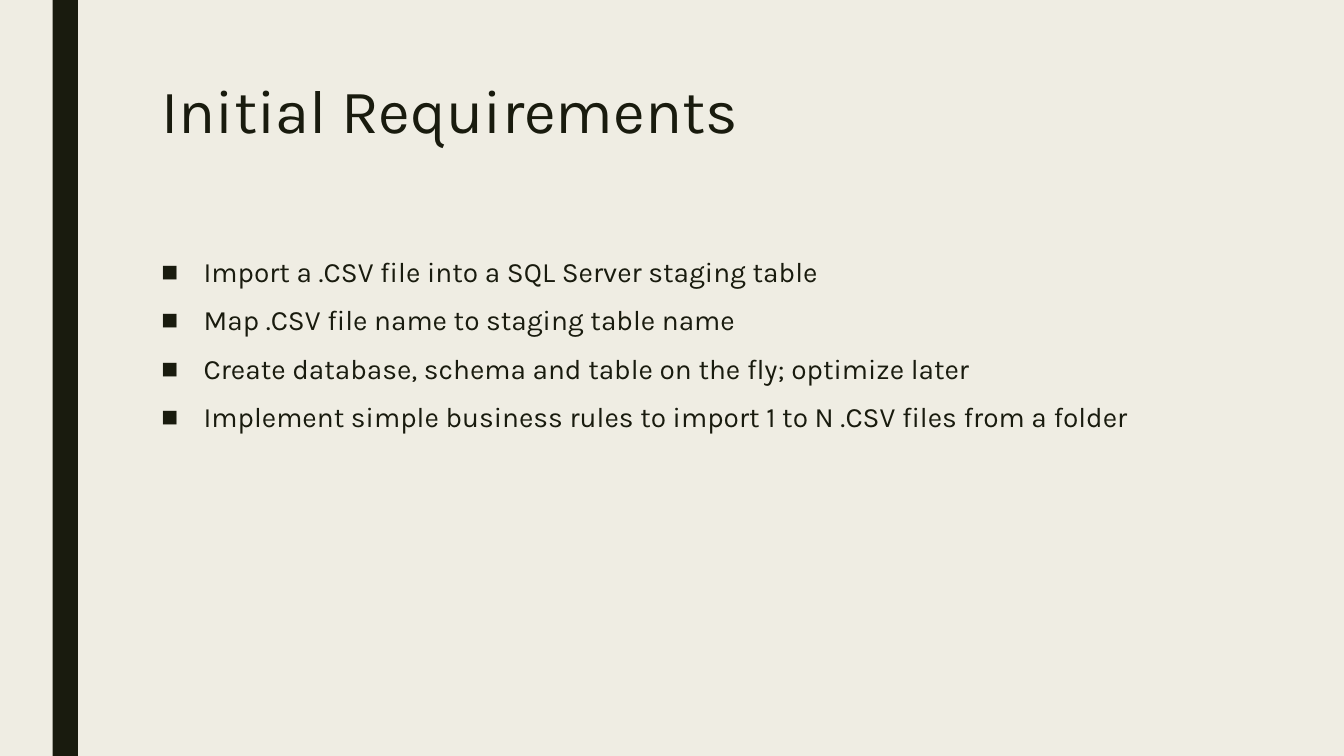
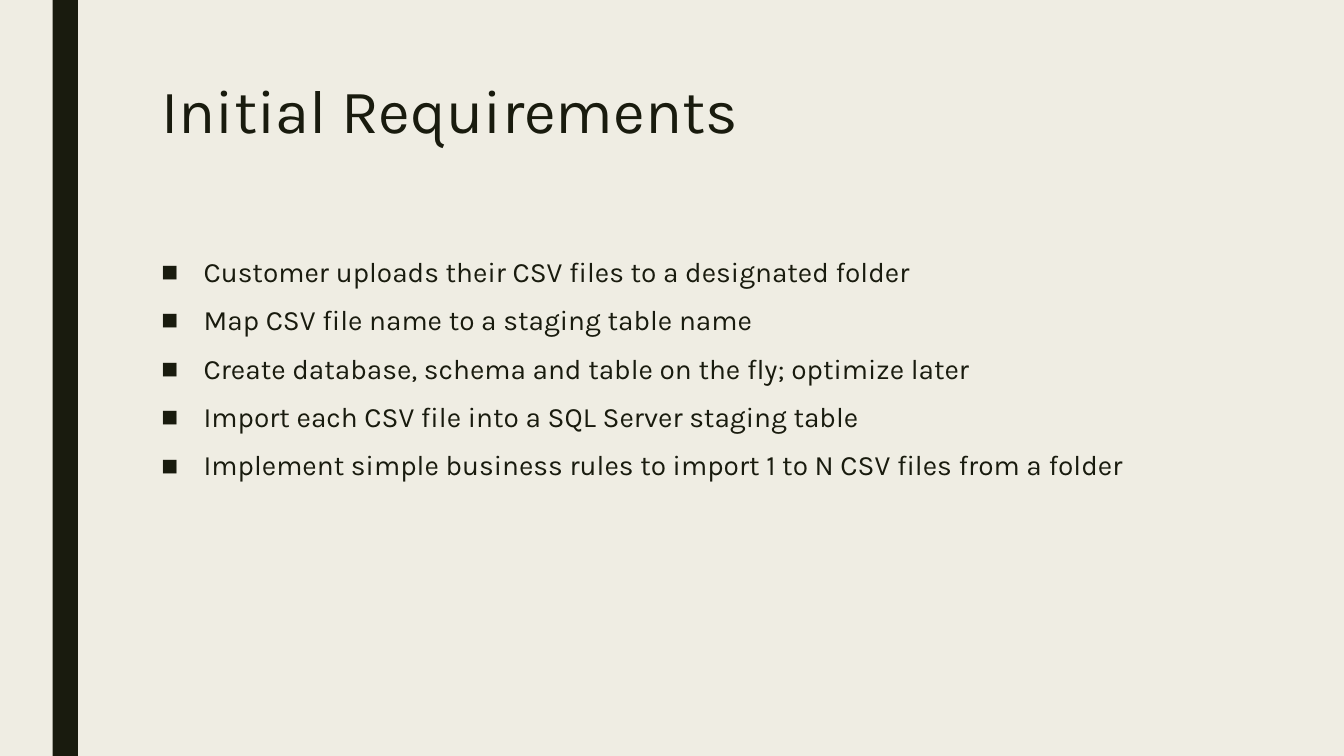
Before and after one commit to agent86ray/PowerShell-ETL-Framework, a slide deck: slide 3 of Powershell ETL framework.pptx. Drawn at 1344x756 pixels with LibreOffice and Linux fonts; fonts in the diff are those of the drawing. Boxes give left, top, right and bottom in pixels: in the first picture for what was removed or moved away, otherwise in the second. Text is boxed around its words. In the diff, an @@ line names an element or a change of style, - is before the commit and + after.

```diff
--- a/Powershell ETL framework.pptx
+++ b/Powershell ETL framework.pptx
@@ text at box(204, 262, 910, 337): text changed @@
-■ Import a .CSV file into a SQL Server staging table
-■ Map .CSV file name to staging table name
+■ Customer uploads their CSV files to a designated folder
+■ Map CSV file name to a staging table name
@@ text at box(204, 407, 1123, 482): text changed @@
-■ Implement simple business rules to import 1 to N .CSV files from a folder
+■ Import each CSV file into a SQL Server staging table
+■ Implement simple business rules to import 1 to N CSV files from a folder
```
Also in this commit, not shown: 2 other slides changed.
